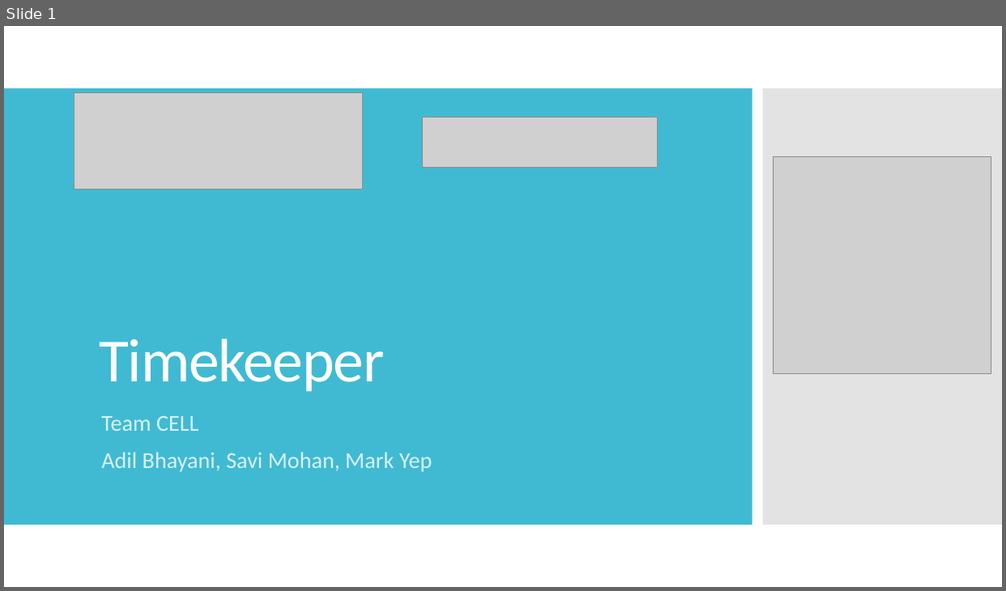
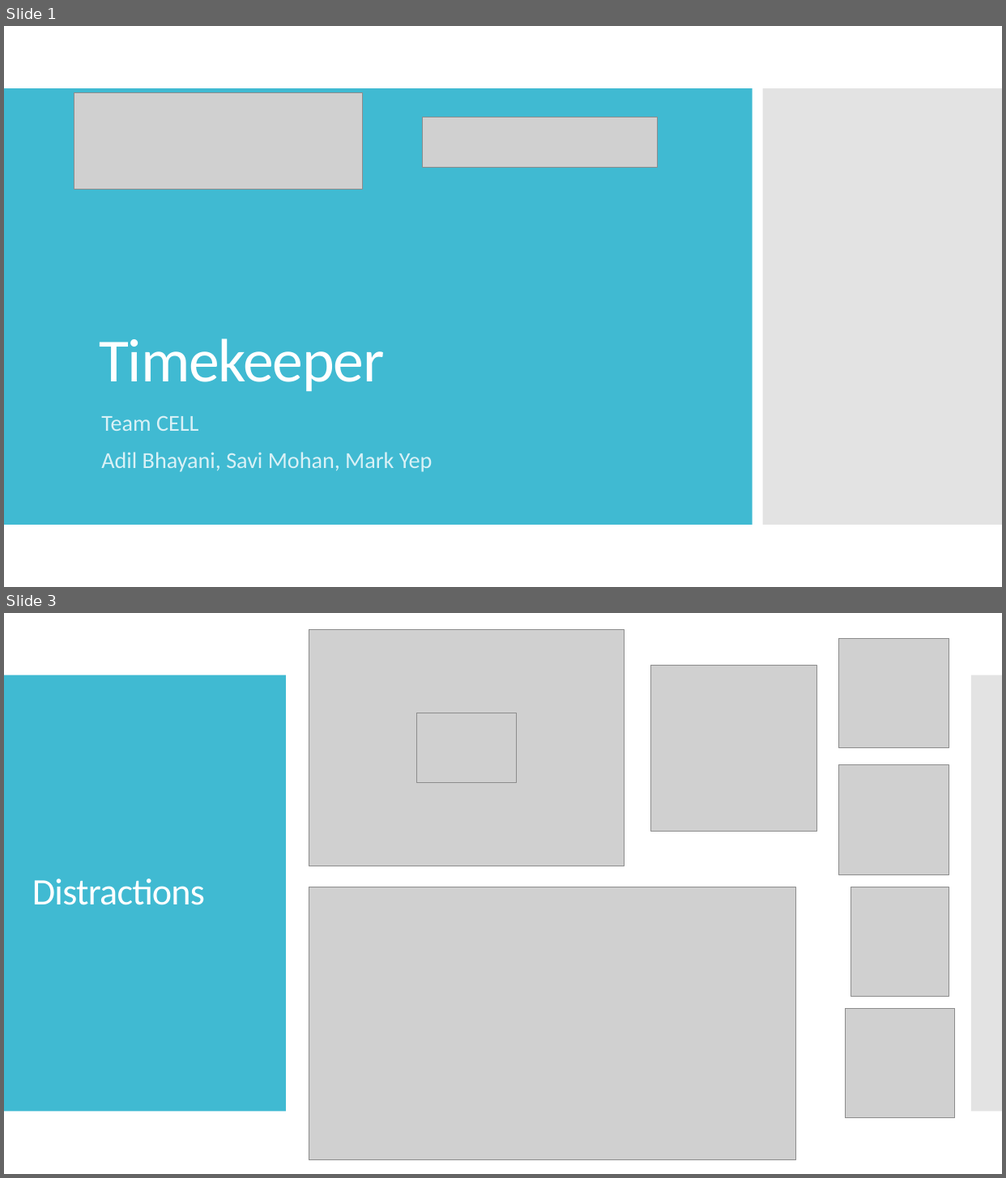
Before and after one commit to SaviMohan/Timekeeper, a slide deck: Planning/Timekeeper.pptx. Shown one above the other, each under a label of ours: slide 1 before the commit, slides 1 and 3 after it; the slides between them are not shown. The pictures are 1006x591 and 1006x1178 pixels, drawn with LibreOffice and Linux fonts; fonts in the diff are those of the drawing; grey boxes stand for pictures. Boxes give left, top, right and bottom in pixels: in the first picture for what was removed or moved away, otherwise in the second. Text is boxed around its words. In the diff, an @@ line names an element or a change of style, - is before the commit and + after.

```diff
--- a/Planning/Timekeeper.pptx
+++ b/Planning/Timekeeper.pptx
@@ slide 3 added at (4, 613, 1002, 1174), background #FFFFFF @@
@@ picture added at (309, 630, 624, 867) @@
@@ picture added at (839, 638, 949, 748) @@
@@ rectangle added at (4, 675, 286, 1112), fill #40BAD2 @@
@@ picture added at (651, 665, 817, 831) @@
@@ rectangle added at (971, 675, 1002, 1112), fill #C8C8C8 at 50% opacity @@
@@ picture added at (416, 713, 516, 784) @@
@@ picture added at (839, 765, 949, 875) @@
@@ title added at (32, 879, 205, 905), 36 pt, text #FFFFFF @@
+Distractions
@@ picture added at (309, 887, 796, 1161) @@
@@ picture added at (851, 887, 948, 997) @@
@@ picture added at (846, 1009, 956, 1119) @@
@@ slide 1 changed as well @@
@@ picture removed at (774, 157, 991, 374) @@
```
Also in this commit, not shown: 2 other slides changed, 5 other slides added, 6 slides removed, 1 other file.
